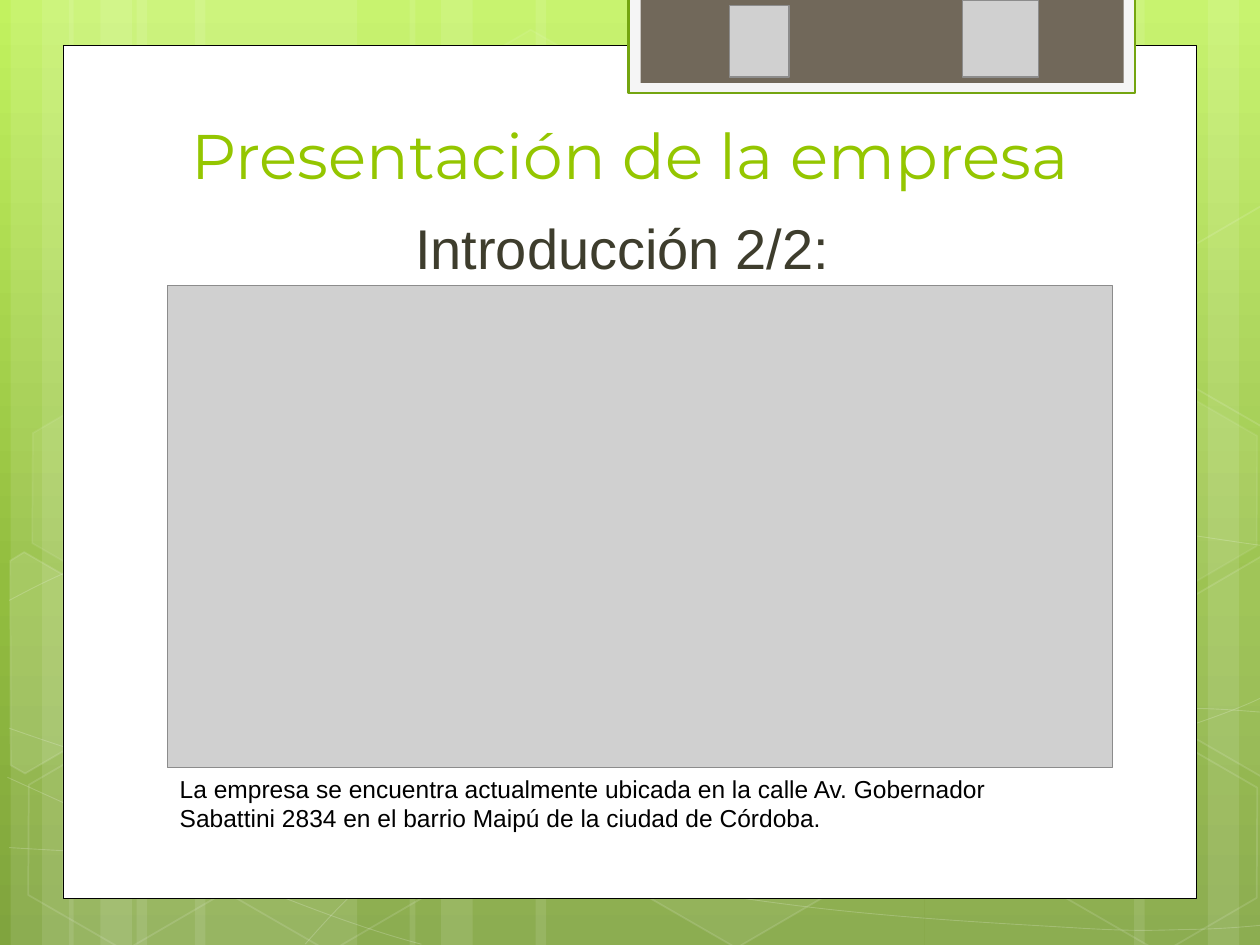
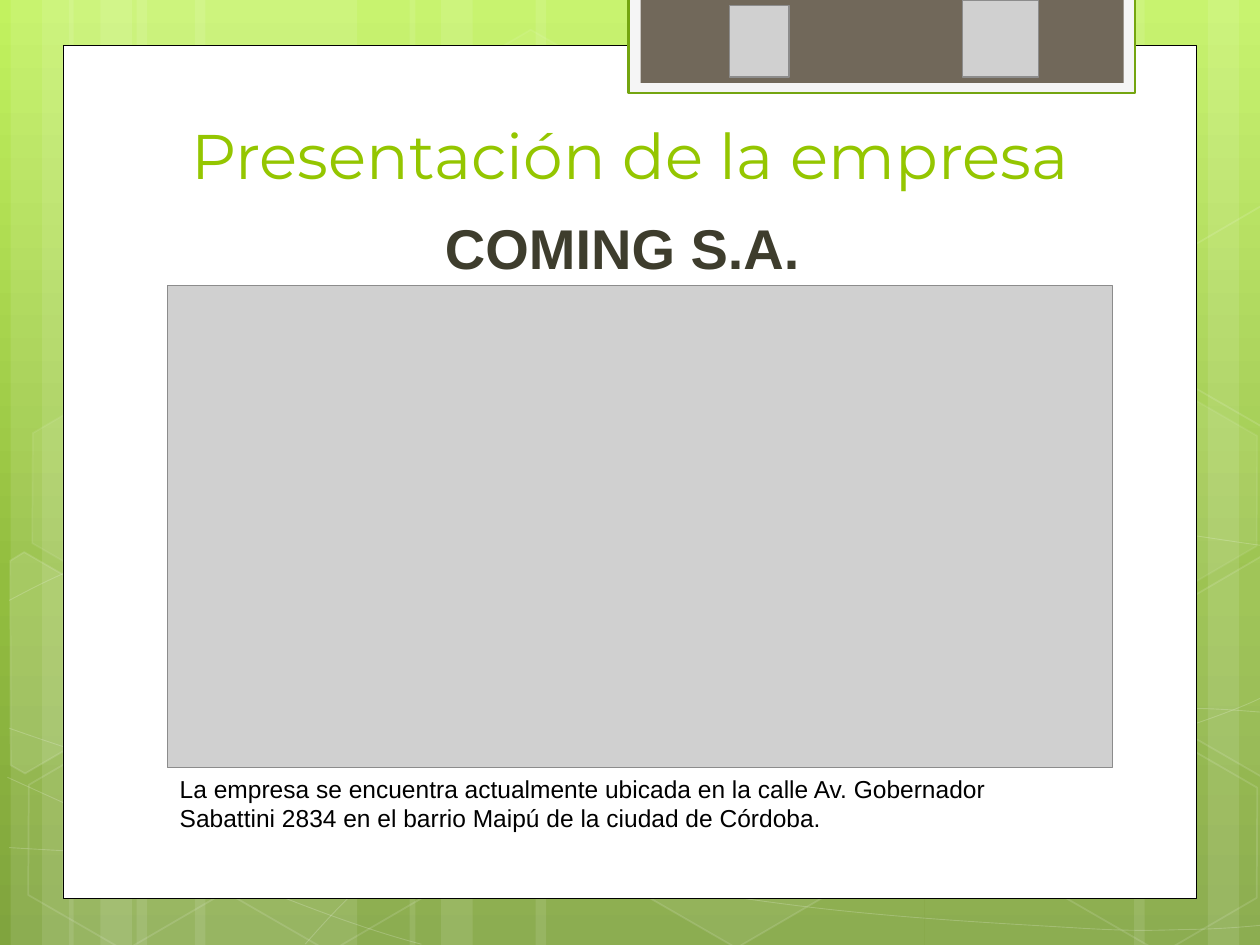
Before and after one commit to ptissera/habilitacion-profesional-2012-4k4, a slide deck: slide 6 of Documentacion/Informe Preliminar/Presentacion Informe Preliminar.pptx. Drawn at 1260x945 pixels with LibreOffice and Linux fonts; fonts in the diff are those of the drawing; grey boxes stand for pictures. Boxes give left, top, right and bottom in pixels: in the first picture for what was removed or moved away, otherwise in the second. Text is boxed around its words. In the diff, an @@ line names an element or a change of style, - is before the commit and + after.

```diff
--- a/Documentacion/Informe Preliminar/Presentacion Informe Preliminar.pptx
+++ b/Documentacion/Informe Preliminar/Presentacion Informe Preliminar.pptx
@@ text at bbox=[445, 230, 800, 270]: text changed; bold on @@
-Introducción 2/2:
+COMING S.A.
```
Also in this commit, not shown: 1 other slide changed.
